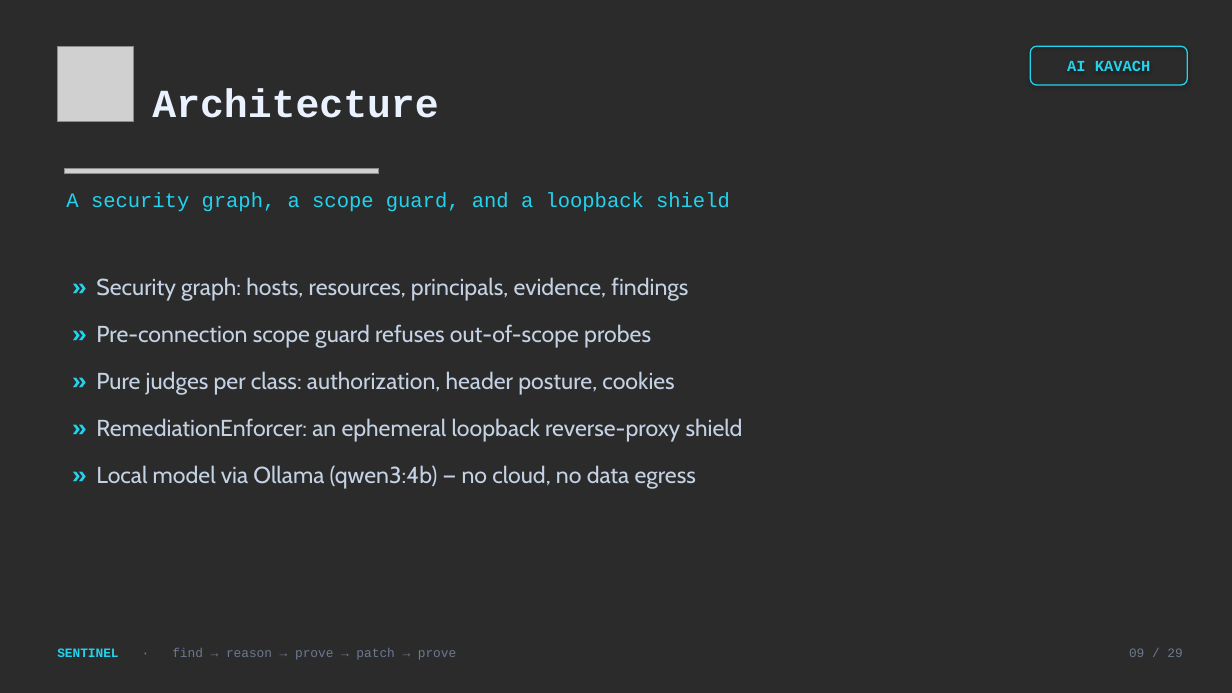
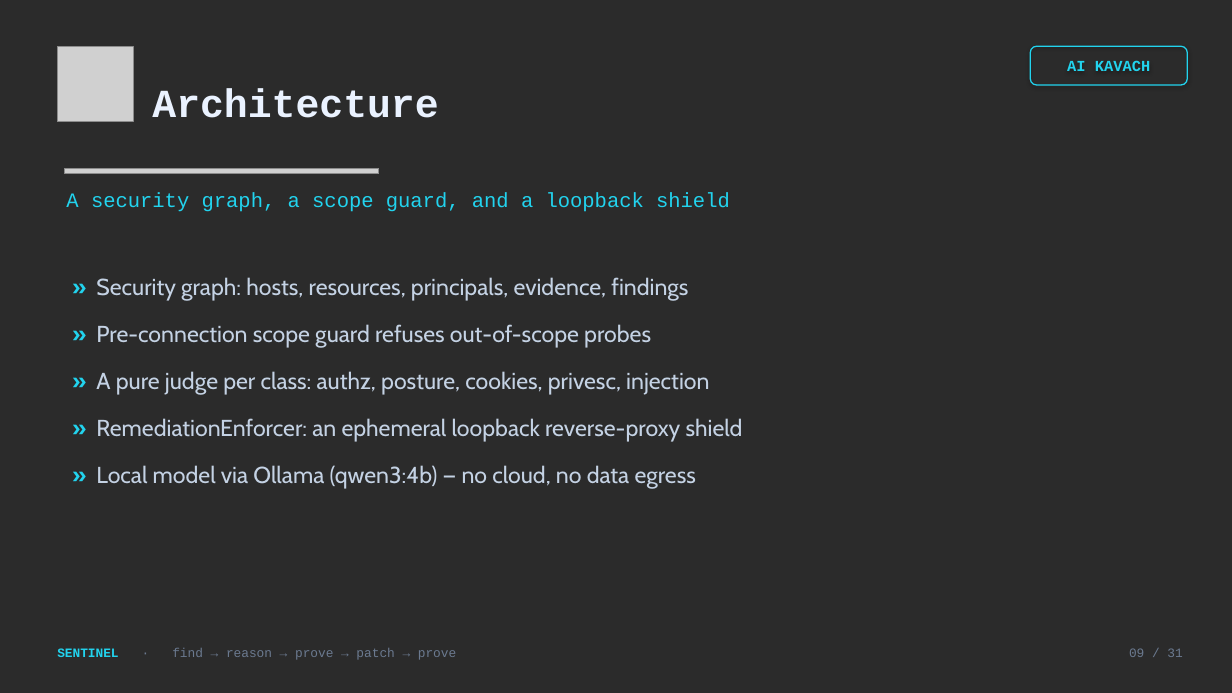
Before and after one commit to arjishnik-sketch/sentinel, a slide deck: slide 9 of deck/Sentinel_AI_Kavach.pptx. Drawn at 1232x693 pixels with LibreOffice and Linux fonts; fonts in the diff are those of the drawing; grey boxes stand for pictures; background and template pictures are left out; a plain dark background stands for a picture behind light text. Boxes give left, top, right and bottom in pixels: in the first picture for what was removed or moved away, otherwise in the second. Text is boxed around its words. In the diff, an @@ line names an element or a change of style, - is before the commit and + after.

```diff
--- a/deck/Sentinel_AI_Kavach.pptx
+++ b/deck/Sentinel_AI_Kavach.pptx
@@ text at bbox=[96, 371, 709, 395]: text changed @@
-» Pure judges per class: authorization, header posture, cookies
+» A pure judge per class: authz, posture, cookies, privesc, injection
@@ text at bbox=[1129, 648, 1182, 657]: text changed @@
-09 / 29
+09 / 31
```
Also in this commit, not shown: 25 other slides changed, 2 slides added, 22 other files.
